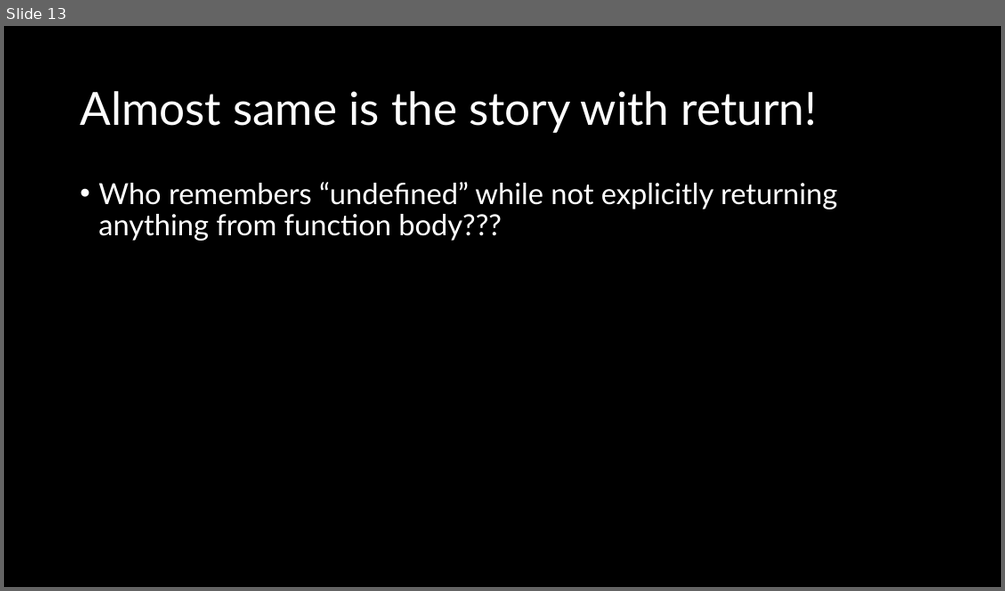
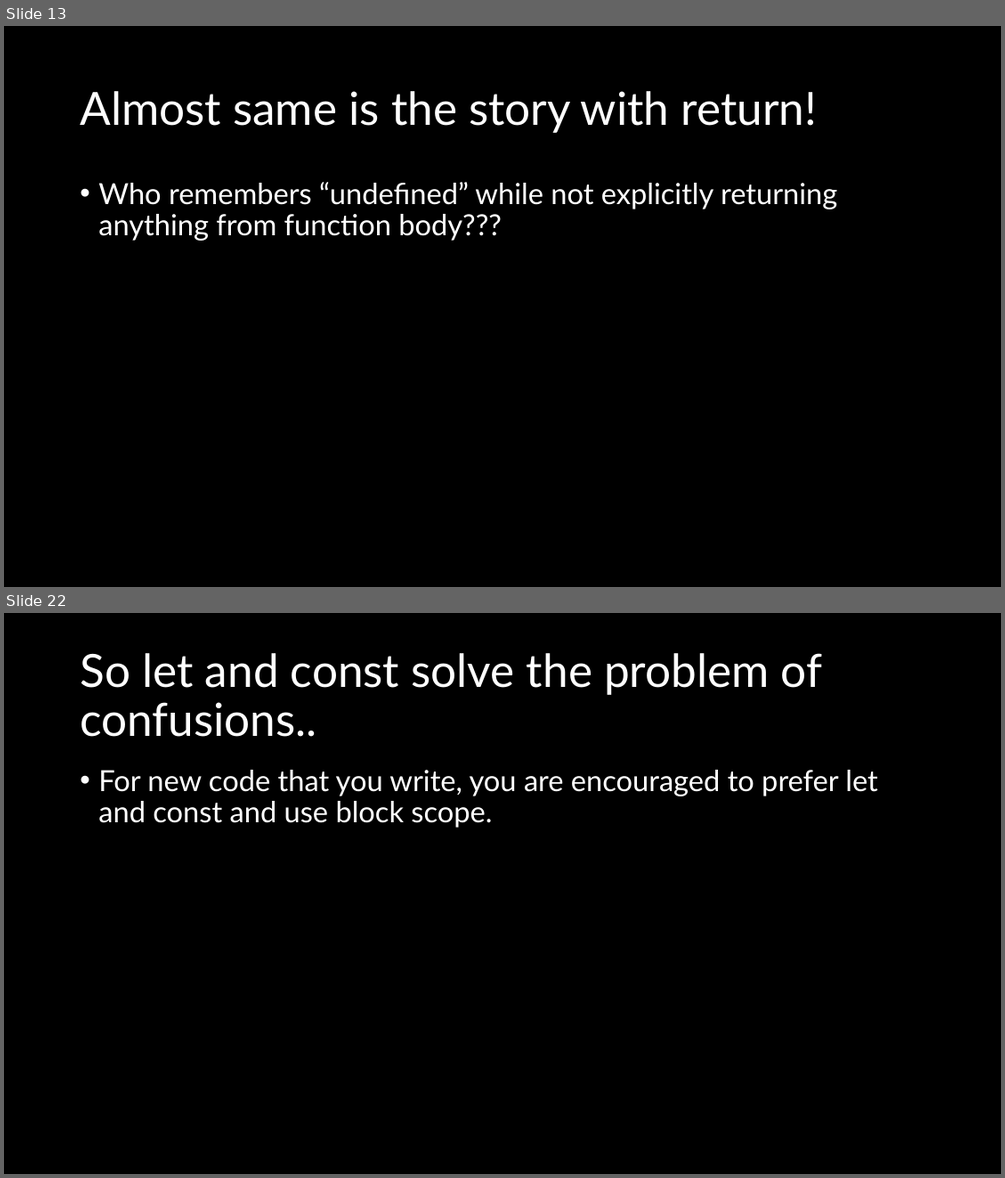
Before and after one commit to natiquekeyin/fall2024, a slide deck: JavaScript/Week3/Week3.pptx. Shown one above the other, each under a label of ours: slide 13 before the commit, slides 13 and 22 after it; the slides between them are not shown. The pictures are 1005x591 and 1005x1178 pixels, drawn with LibreOffice and Linux fonts; fonts in the diff are those of the drawing. Boxes give left, top, right and bottom in pixels: in the first picture for what was removed or moved away, otherwise in the second. Text is boxed around its words. In the diff, an @@ line names an element or a change of style, - is before the commit and + after.

```diff
--- a/JavaScript/Week3/Week3.pptx
+++ b/JavaScript/Week3/Week3.pptx
@@ slide 22 added at <box>4,613,1001,1174</box>, background #000000 @@
@@ title added at <box>80,653,823,737</box>, 44 pt, text #FFFFFF @@
+So let and const solve the problem of confusions..
@@ text added at <box>98,770,877,827</box>, 28 pt, text #FFFFFF @@
+• For new code that you write, you are encouraged to prefer let and const and use block scope.
```
Also in this commit, not shown: 13 other slides added, 1 other file.
